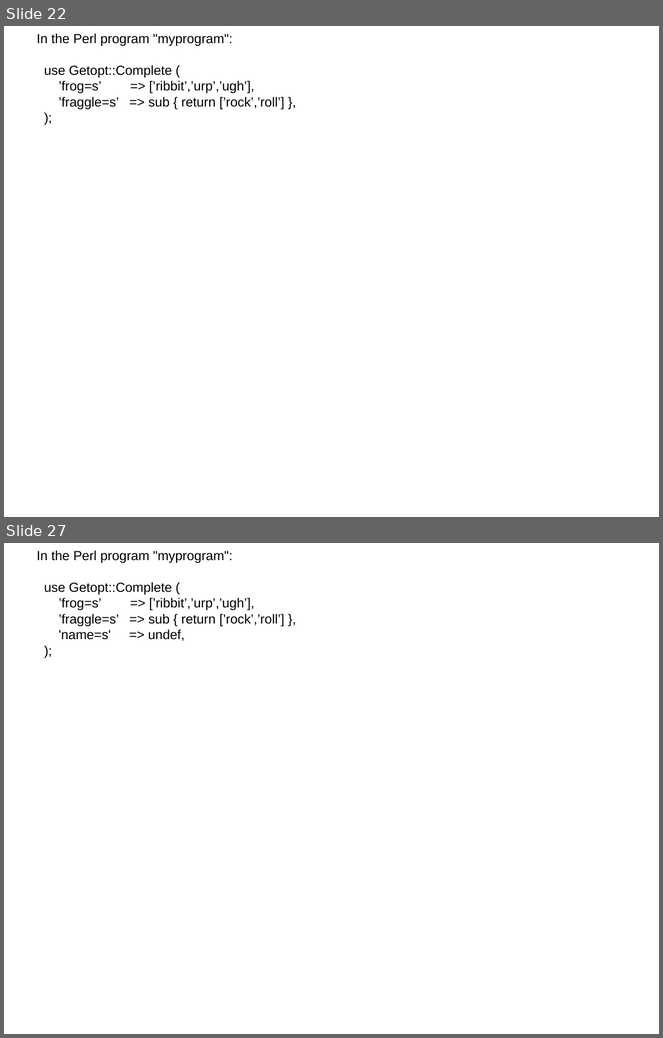
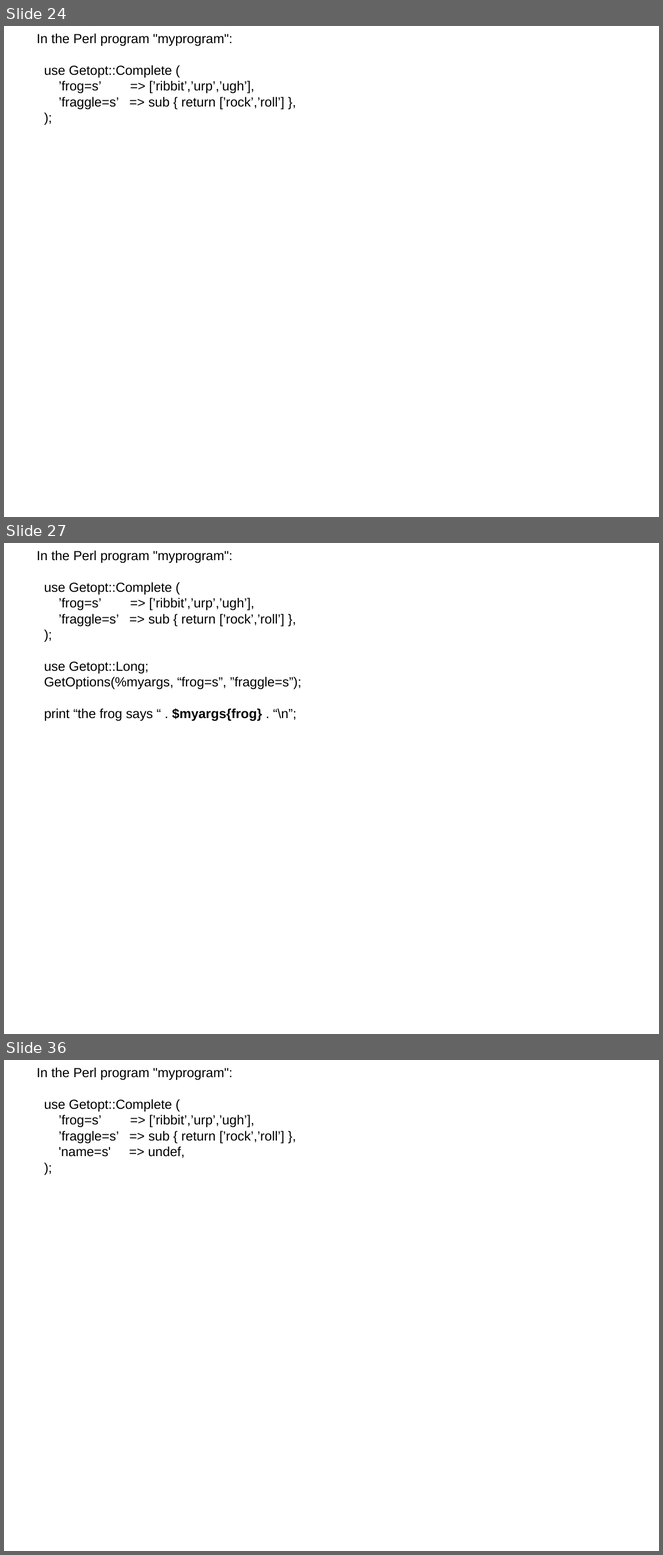
Before and after one commit to ssmith-wustl/Getopt-Complete, a slide deck: doc/getopt-complete.odp. Shown one above the other, each under a label of ours: slides 22 and 27 before the commit, slides 24, 27 and 36 after it; the slides between them are not shown. The pictures are 663x1038 and 663x1555 pixels, drawn with LibreOffice and Linux fonts; fonts in the diff are those of the drawing. Boxes give left, top, right and bottom in pixels: in the first picture for what was removed or moved away, otherwise in the second. Text is boxed around its words. In the diff, an @@ line names an element or a change of style, - is before the commit and + after.

Commit message:
updated for St. Lous Perl Mongers lightning talks.

```diff
--- a/doc/getopt-complete.odp
+++ b/doc/getopt-complete.odp
@@ slide 27 added at (x1=4, y1=543, x2=659, y2=1034), background #FFFFFF @@
@@ subtitle added at (x1=37, y1=550, x2=301, y2=721), 16 pt, text #000000 @@
+In the Perl program "myprogram":
+use Getopt::Complete (
+’frog=s’ => [’ribbit’,’urp’,’ugh’],
+’fraggle=s’ => sub { return [’rock’,’roll’] },
+);
+use Getopt::Long;
+GetOptions(%myargs, “frog=s”, ”fraggle=s”);
+print “the frog says “ . $myargs{frog} . “\n”;
@@ what was slide 22 is now slide 24 @@
@@ what was slide 27 is now slide 36 @@
```
Also in this commit, not shown: 16 slides changed, 8 other slides added, 1 other file.
